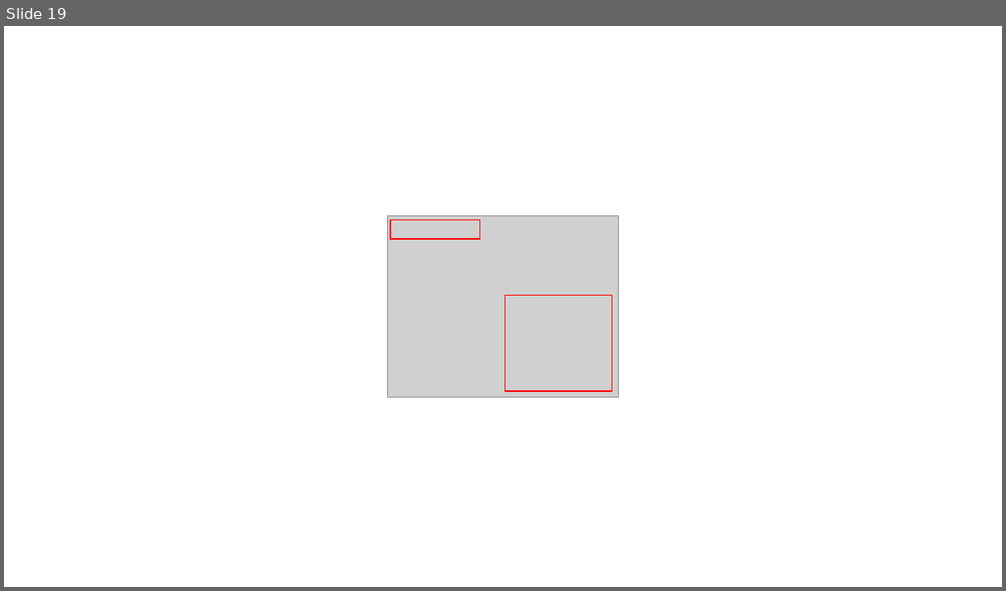
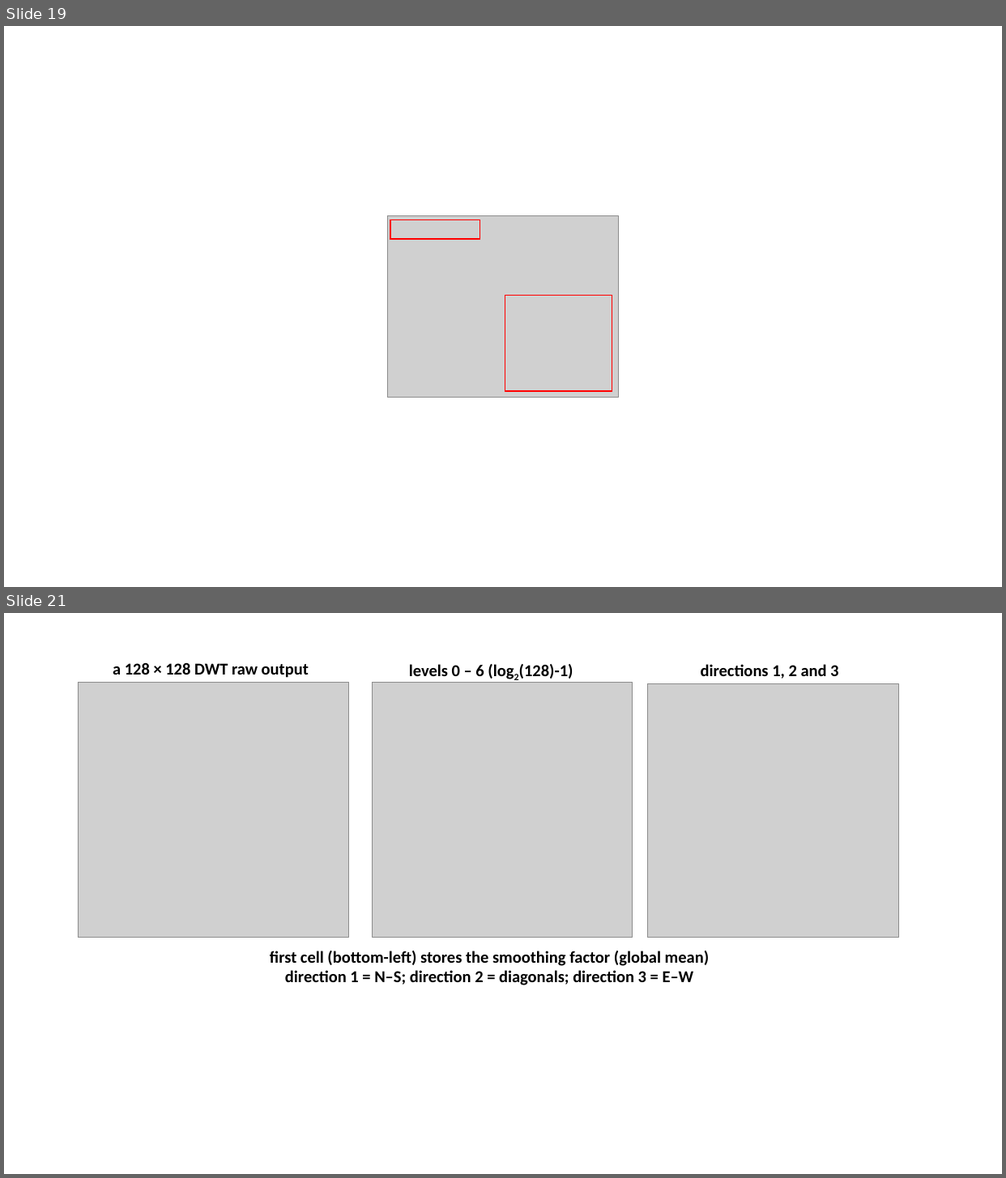
Before and after one commit to PauloCarvalhoRJ/gammaray, a slide deck: docs/figures.pptx. Shown one above the other, each under a label of ours: slide 19 before the commit, slides 19 and 21 after it; the slides between them are not shown. The pictures are 1006x591 and 1006x1178 pixels, drawn with LibreOffice and Linux fonts; fonts in the diff are those of the drawing; grey boxes stand for pictures. Boxes give left, top, right and bottom in pixels: in the first picture for what was removed or moved away, otherwise in the second. Text is boxed around its words. In the diff, an @@ line names an element or a change of style, - is before the commit and + after.

```diff
--- a/docs/figures.pptx
+++ b/docs/figures.pptx
@@ slide 21 added at bbox=[4, 613, 1002, 1174], background #FFFFFF @@
@@ picture added at bbox=[78, 683, 349, 938] @@
@@ text added at bbox=[113, 663, 309, 678], 16 pt, text #000000, bold @@
+a 128 × 128 DWT raw output
@@ picture added at bbox=[373, 683, 632, 938] @@
@@ text added at bbox=[409, 664, 573, 679], 16 pt, text #000000, bold @@
+levels 0 – 6 (log2(128)-1)
@@ picture added at bbox=[647, 684, 898, 938] @@
@@ text added at bbox=[701, 664, 838, 679], 16 pt, text #000000, bold @@
+directions 1, 2 and 3
@@ text added at bbox=[270, 951, 709, 986], 16 pt, text #000000, bold @@
+first cell (bottom-left) stores the smoothing factor (global mean)
+direction 1 = N–S; direction 2 = diagonals; direction 3 = E–W
```
Also in this commit, not shown: 3 other slides added, 1 other file.
